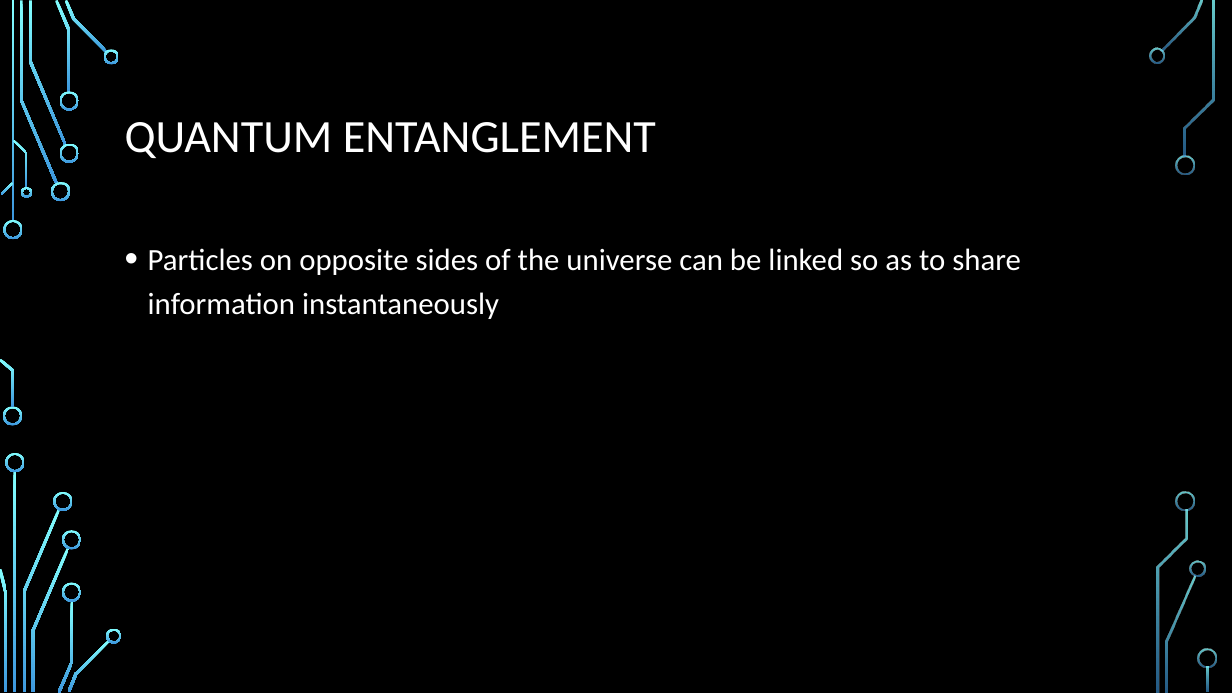
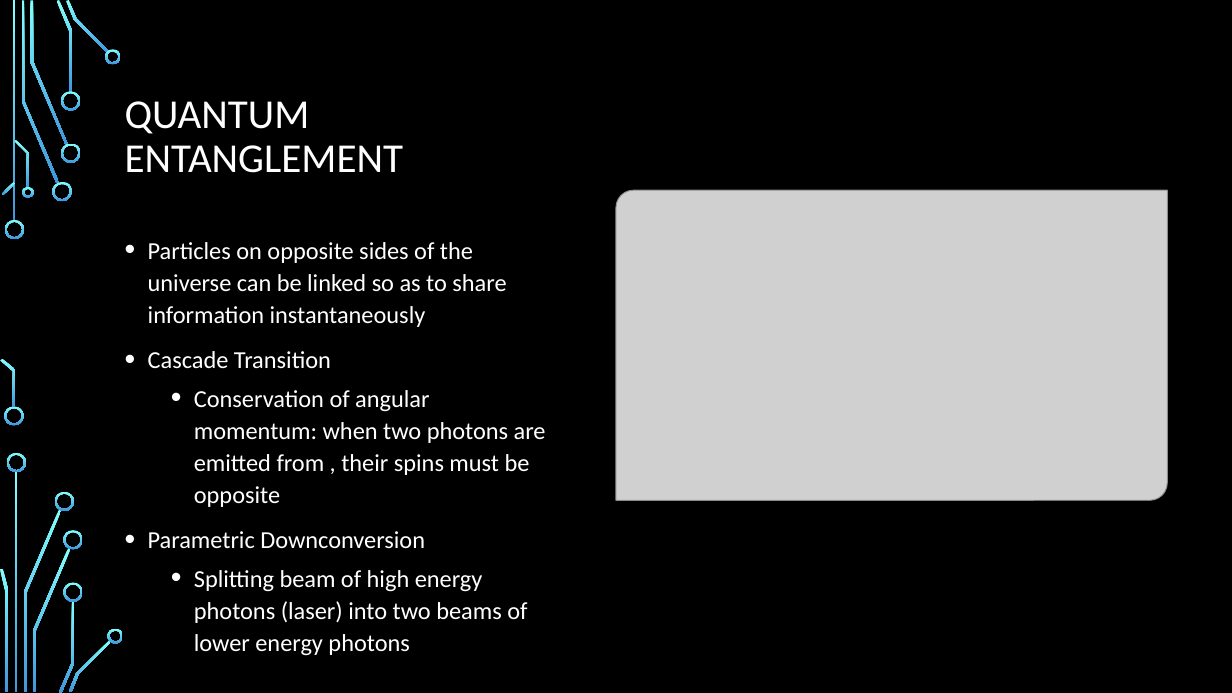
Before and after one commit to jwknaup/Junior, a slide deck: slide 4 of PHY 252/Applications of Quantum Physics in Electronics.pptx. Drawn at 1232x693 pixels with LibreOffice and Linux fonts; fonts in the diff are those of the drawing; grey boxes stand for pictures; background and template pictures are left out. Boxes give left, top, right and bottom in pixels: in the first picture for what was removed or moved away, otherwise in the second. Text is boxed around its words. In the diff, an @@ line names an element or a change of style, - is before the commit and + after.

Commit message:
demo game board!, finished quantum presentation

```diff
--- a/PHY 252/Applications of Quantum Physics in Electronics.pptx
+++ b/PHY 252/Applications of Quantum Physics in Electronics.pptx
@@ rectangle added at <box>0,0,1232,693</box>, fill #000000 @@
@@ title "QUANTUM ENTANGLEMENT" at <box>125,101,404,173</box>: size 36 to 32 pt @@
@@ picture added at <box>616,190,1168,501</box> @@
@@ text at <box>148,242,506,327</box>: size 24 to 19 pt in "Particles on opposite sides of the universe ..."; line spacing 1.2 to 1.1 @@
@@ text at <box>148,351,546,623</box>: paragraphs added @@
+• Cascade Transition
+  • Conservation of angular momentum: when two photons are emitted from , their spins must be opposite
+• Parametric Downconversion
+  • Splitting beam of high energy photons (laser) into two beams of lower energy photons
@@ group added at <box>0,0,123,693</box>: 23 freeform shapes, 1 rectangle @@
@@ group removed at <box>3,48,1217,691</box>: 19 freeform shapes @@
```
Also in this commit, not shown: 5 other slides changed, 20 other files.
